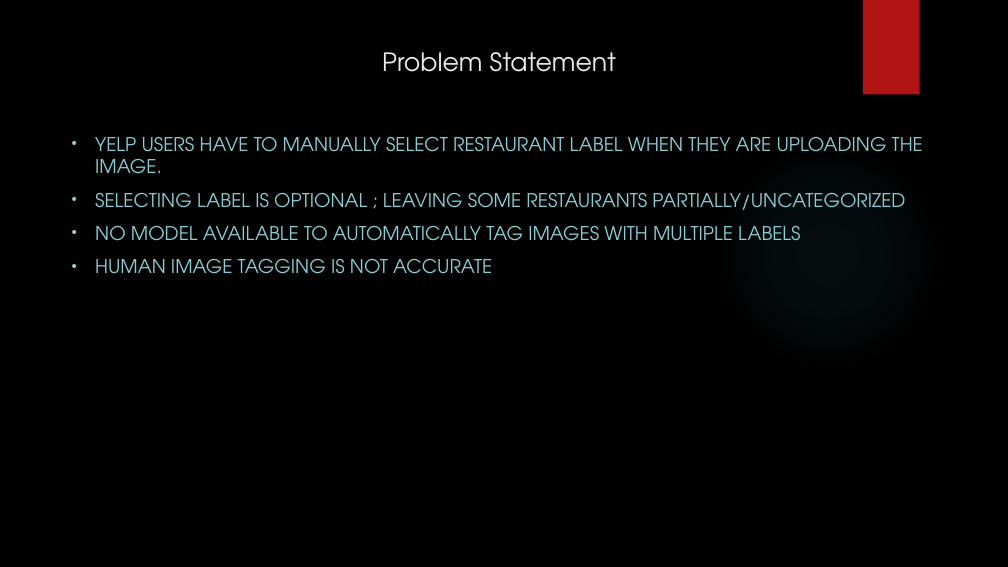
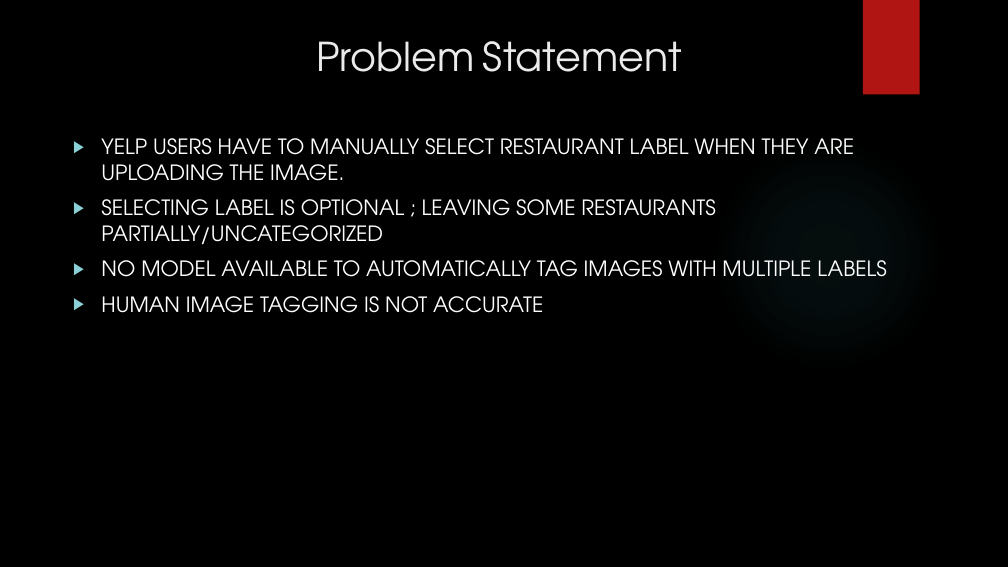
Before and after one commit to kartikmehta09/ImageClassifierUsingScalaAndDeepLearning, a slide deck: slide 2 of Yelp_Image_Classification_Project_Planning.pptx. Drawn at 1008x567 pixels with LibreOffice and Linux fonts; fonts in the diff are those of the drawing; background and template pictures are left out. Boxes give left, top, right and bottom in pixels: in the first picture for what was removed or moved away, otherwise in the second. Text is boxed around its words. In the diff, an @@ line names an element or a change of style, - is before the commit and + after.

```diff
--- a/Yelp_Image_Classification_Project_Planning.pptx
+++ b/Yelp_Image_Classification_Project_Planning.pptx
@@ title "Problem Statement" at <box>316,41,682,72</box>: size 24 to 37.8 pt @@
@@ subtitle "YELP USERS HAVE TO MANUALLY ..." at <box>101,138,887,313</box>: size 18 to 20 pt, text colour #8AD0D6 to #FFFFFF; bullet • to ▶ @@
```
Also in this commit, not shown: 5 other slides changed.
